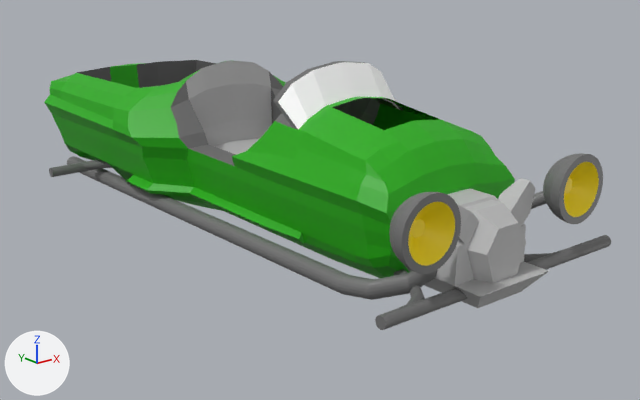
Renders of the FBX model Assets/Models/Vehicles/AceNSpade/AceNSpadeBody.fbx from each side of a commit.
The view is the same before and after, from a 50 mm camera at (-0.19, -0.241, 0.071) aimed at (0.011, 0.009, -0.029). The axes (+X, +Y, +Z) are drawn at lower left. The lights are the same throughout. Where no turn or scale is listed for an object, it has been applied to the vertices. Vertices at the same position are counted once.

Objects in the first picture: 'WholeCarBody1'.
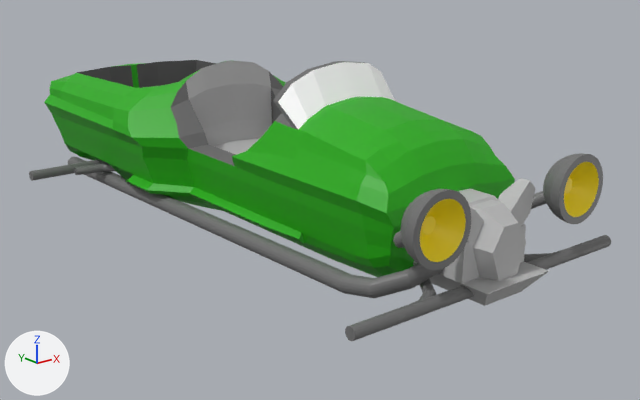
Commit message: New Model AceNSpade

Where the newer file only moved an object's origin or applied its transform, the numbers keep the older frame.

Where the change shows, as pixel boxes [x1, y1, x2, y2] in the pictures (640 x 400 px; the box of a moved part takes in the faces that stretch with it):
```json
{"object": "WholeCarBody1", "change": "reshaped", "before": [44, 60, 611, 330], "after": [29, 60, 611, 341]}
{"part": 1, "of": "me_mesh", "change": "added", "after": [397, 279, 436, 324]}
{"part": 2, "of": "me_mesh", "change": "moved or reshaped", "before": [458, 205, 479, 244], "after": [467, 208, 484, 243]}
{"part": 3, "of": "me_mesh", "change": "rebuilt", "before": [49, 159, 101, 177], "after": [29, 159, 106, 181]}
{"part": 4, "of": "me_mesh", "change": "moved or reshaped", "before": [67, 156, 549, 330], "after": [68, 98, 549, 341]}
{"part": 5, "of": "me_mesh", "change": "recoloured", "before": [110, 65, 133, 87], "after": [110, 65, 133, 87]}
```

The change, as JSON lines over the scene's bpy script:
```json
{"block": "me_mesh", "where": "# used by ob_wholecarbody1; location = (0.0008, 0.0272, -0.0059)"}
{"op": "remove", "block": "me_mesh", "code": "me_mesh.from_pydata(...)  # 2193 vertices, 2100 faces; spans x -0.054..0.054, y -0.121..0.121, z -0.033..0.033"}
{"op": "add", "block": "me_mesh", "code": "me_mesh.from_pydata(...)  # 2251 vertices, 2160 faces; spans x -0.063..0.062, y -0.121..0.121, z -0.033..0.033"}
{"block": "me_mesh", "change": "me_mesh part 1: the loose piece of 101 vertices spanning x -0.046..-0.01, y -0.115..-0.076, z -0.024..-0.021 is copied, and the copy is mirrored in z about its middle, then moved by (0.005, 0.0, 0.0); it spans x -0.041..-0.006, y -0.115..-0.076, z -0.024..-0.021"}
{"block": "me_mesh", "change": "me_mesh part 2: the loose piece of 12 vertices spanning x -0.021..-0.005, y -0.112..-0.105, z -0.012..0.005 is moved by (0.002, 0.0, 0.0)"}
{"block": "me_mesh", "change": "me_mesh part 3: the loose piece of 42 vertices spanning x -0.054..0.053, y 0.08..0.084, z -0.025..-0.021 is rebuilt with 62 vertices and now spans x -0.063..0.062, y 0.08..0.084, z -0.025..-0.021"}
{"block": "me_mesh", "change": "me_mesh part 4: 370 vertices moved from x -0.046..-0.008, y -0.119..0.115, z -0.027..0.012 to x -0.045..-0.001, y -0.119..0.115, z -0.028..0.012; 307 vertices removed from x -0.046..-0.006, y -0.121..0.115, z -0.031..0.012; 244 vertices added at x -0.056..-0.001, y -0.121..0.115, z -0.031..0.019"}
{"block": "me_mesh", "change": "me_mesh part 5: 1 face spanning x -0.013..-0.002, y 0.104..0.107, z -0.016..0.014 switches from mat_militarygreen (green #21ac00) to mat_interior (dark grey #595959)"}
```
